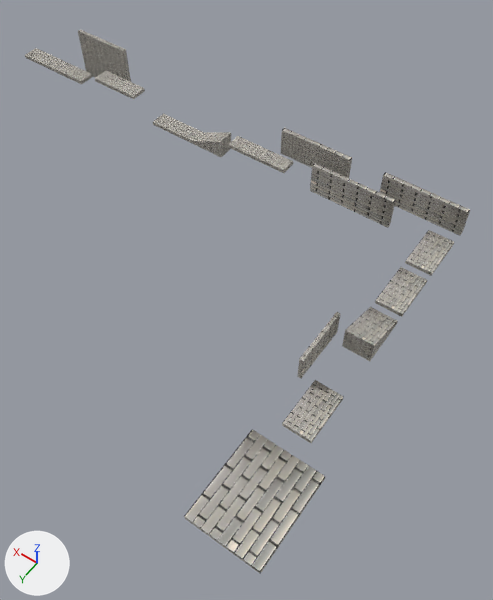
The Blender file MeshView/Models/level1.blend: old version first, new version second.
Camera for both pictures: a camera (50 mm lens) standing at (-155.9, 122.0, 125.6) and looking at (-94.6, 36.2, -9.3). The axes (+X, +Y, +Z) are drawn at lower left. The lights are the same throughout.

The scene before the commit, as lines of its bpy script (objects in view):
```python
mat_material_003 = diffuse_material('Material.003')
mat_material_003.texture = img_steelwall_jpg
me_cube_001 = bpy.data.meshes.new('Cube.001')
me_cube_001.from_pydata(...)  # 116 vertices, 89 faces; spans x -136.0..17.0, y -5.0..11.0, z -90.0..7.0
me_cube_001.materials.append(mat_material_003)  # picture img_steelwall_jpg
ob_cube_001 = bpy.data.objects.new('Cube.001', me_cube_001)
ob_cube_001.location = (0.0, 0.0, 0.0)
ob_cube_001.rotation_euler = (1.571, 0.0, 0.0)  # degrees (90, 0, 0)
```
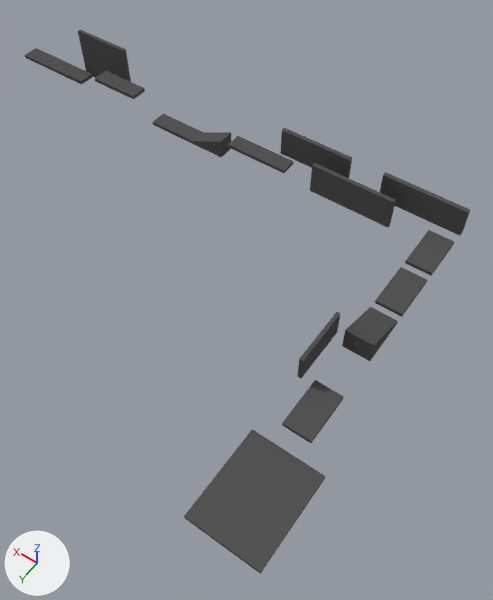
Edits to the bpy script that builds the scene:
```text
Change mat_material_003:
    remove mat_material_003.texture = img_steelwall_jpg
    add mat_material_003.base_color = (0.0908, 0.0908, 0.0908)  # dark grey #555555
```

Pixel boxes (x1, y1, x2, y2) of what changed, in the pictures (493 x 600 px):
'Cube.001', surface changed: (25, 30, 470, 574) in both
